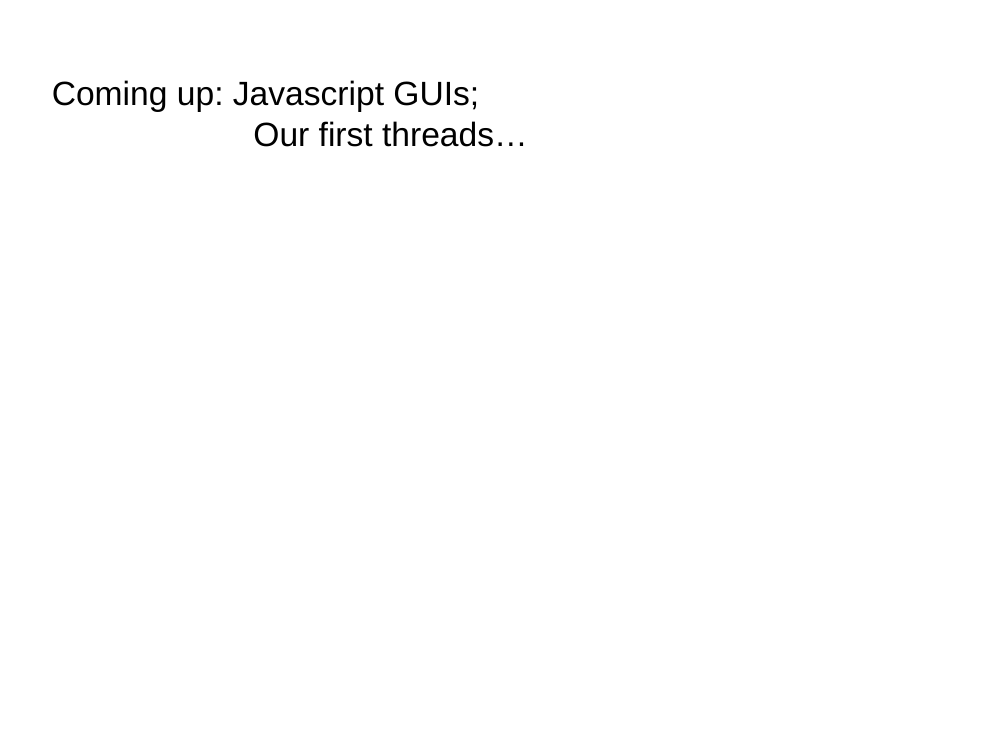
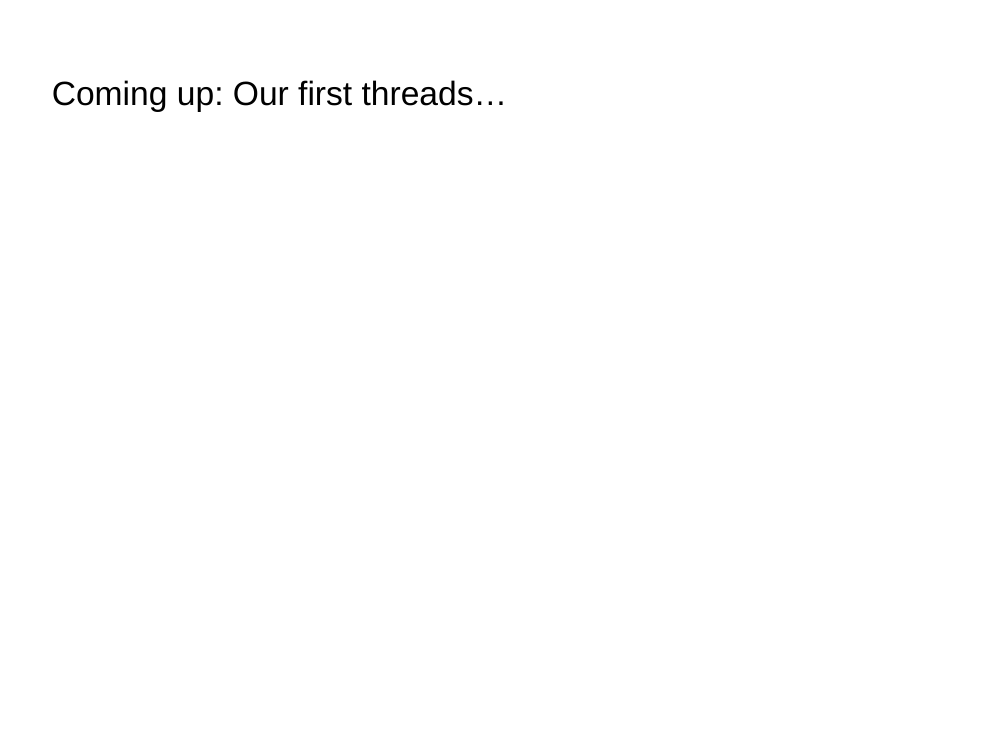
Before and after one commit to afodor/afodor.github.io, a slide deck: slide 36 of classes/prog2017/Prog3-Lecture10.ppt. Drawn at 1008x756 pixels with LibreOffice and Linux fonts; fonts in the diff are those of the drawing. Boxes give left, top, right and bottom in pixels: in the first picture for what was removed or moved away, otherwise in the second. Text is boxed around its words. In the diff, an @@ line names an element or a change of style, - is before the commit and + after.

Commit message:
lectures 11-12

```diff
--- a/classes/prog2017/Prog3-Lecture10.ppt
+++ b/classes/prog2017/Prog3-Lecture10.ppt
@@ text at bbox=[52, 80, 508, 112]: text changed @@
-Coming up: Javascript GUIs;
-Our first threads…
+Coming up: Our first threads…
```
Also in this commit, not shown: 1 other slide changed, 4 other files.
